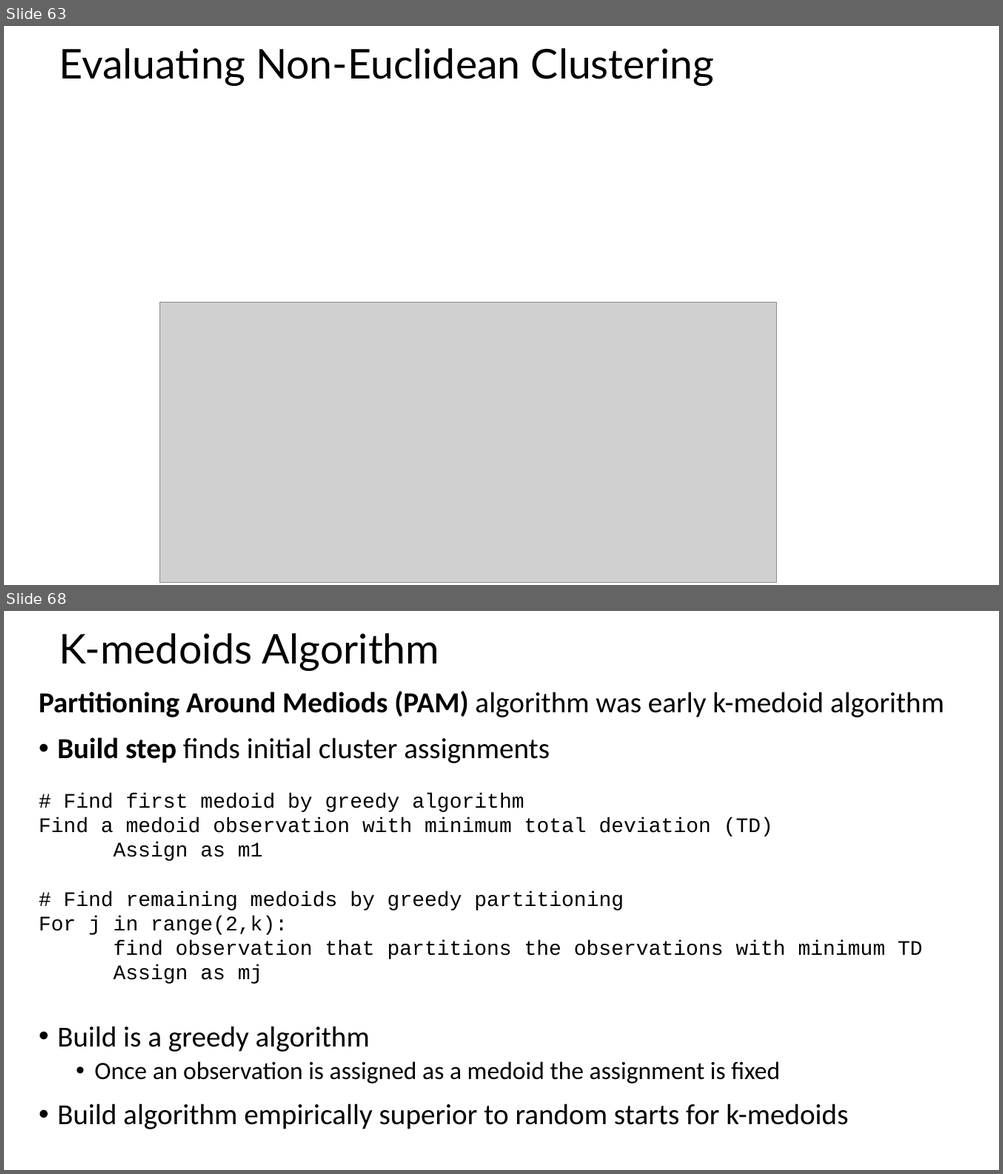
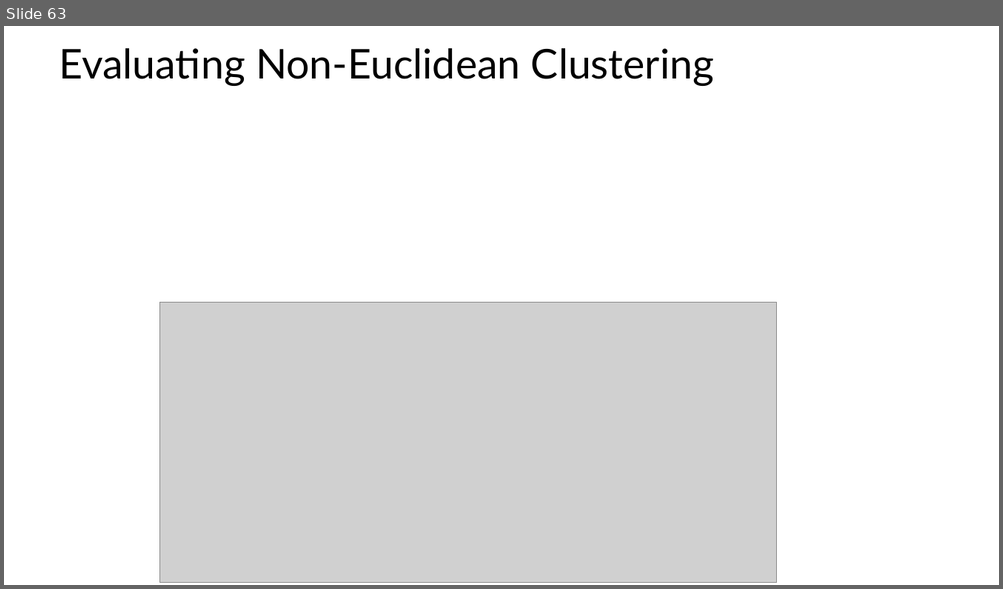
Before and after one commit to tenevian/Harvard-SSP-Data-Mining, a slide deck: slides/9_IntroductionToClustering_Part1.pptx. Shown one above the other, each under a label of ours: slides 63 and 68 before the commit, slide 63 after it; the slides between them are not shown. The pictures are 1003x1174 and 1003x589 pixels, drawn with LibreOffice and Linux fonts; fonts in the diff are those of the drawing; grey boxes stand for pictures. Boxes give left, top, right and bottom in pixels: in the first picture for what was removed or moved away, otherwise in the second. Text is boxed around its words. In the diff, an @@ line names an element or a change of style, - is before the commit and + after.

Commit message:
Reogranized clustering slides between part 1 and 2

```diff
--- a/slides/9_IntroductionToClustering_Part1.pptx
+++ b/slides/9_IntroductionToClustering_Part1.pptx
@@ slide 68 removed at (4,611,999,1170), background #FFFFFF @@
@@ title removed at (59,633,439,671) @@
-K-medoids Algorithm
@@ text removed at (39,691,944,1130) @@
-Partitioning Around Mediods (PAM) algorithm was early k-medoid algorithm
-• Build step finds initial cluster assignments
-# Find first medoid by greedy algorithm
-Find a medoid observation with minimum total deviation (TD)
-Assign as m1
-# Find remaining medoids by greedy partitioning
-For j in range(2,k):
-find observation that partitions the observations with minimum TD
-Assign as mj
-• Build is a greedy algorithm
-  • Once an observation is assigned as a medoid the assignment is fixed
-• Build algorithm empirically superior to random starts for k-medoids
```
Also in this commit, not shown: 1 slide changed, 15 other slides removed, 1 other file.
